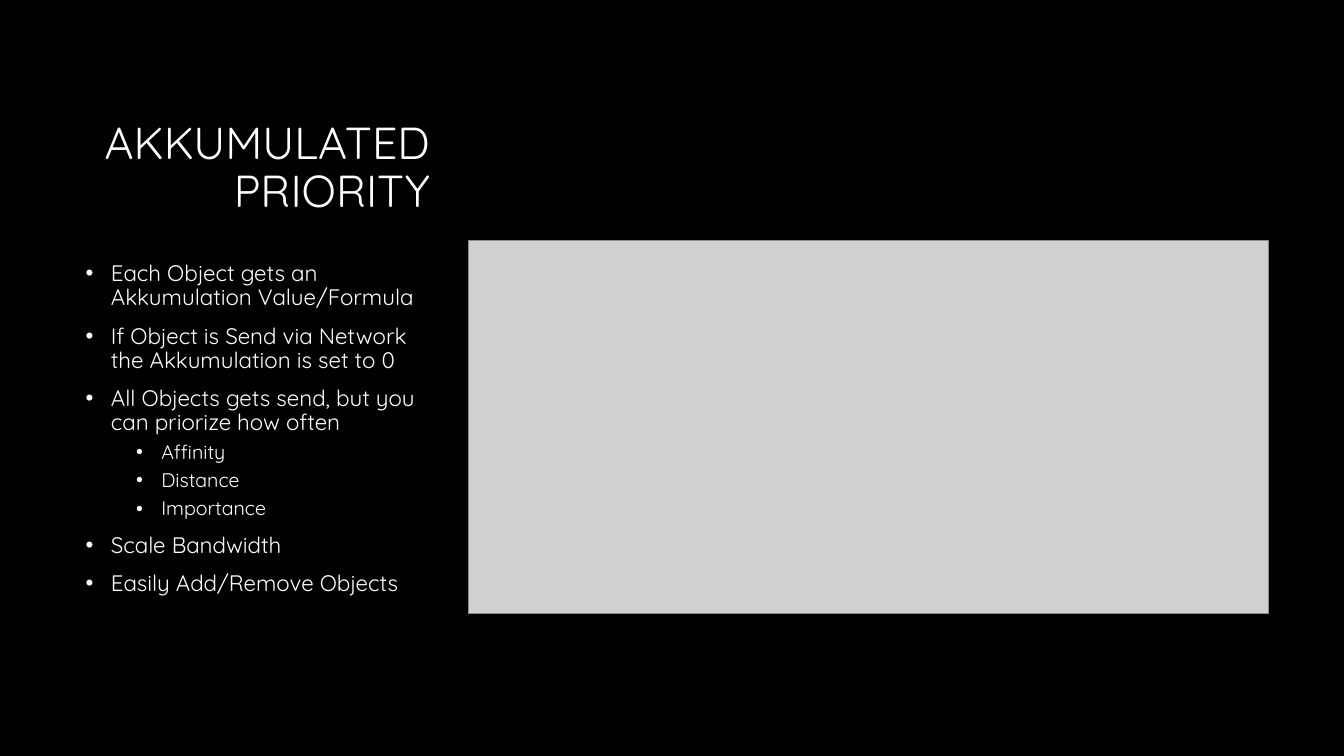
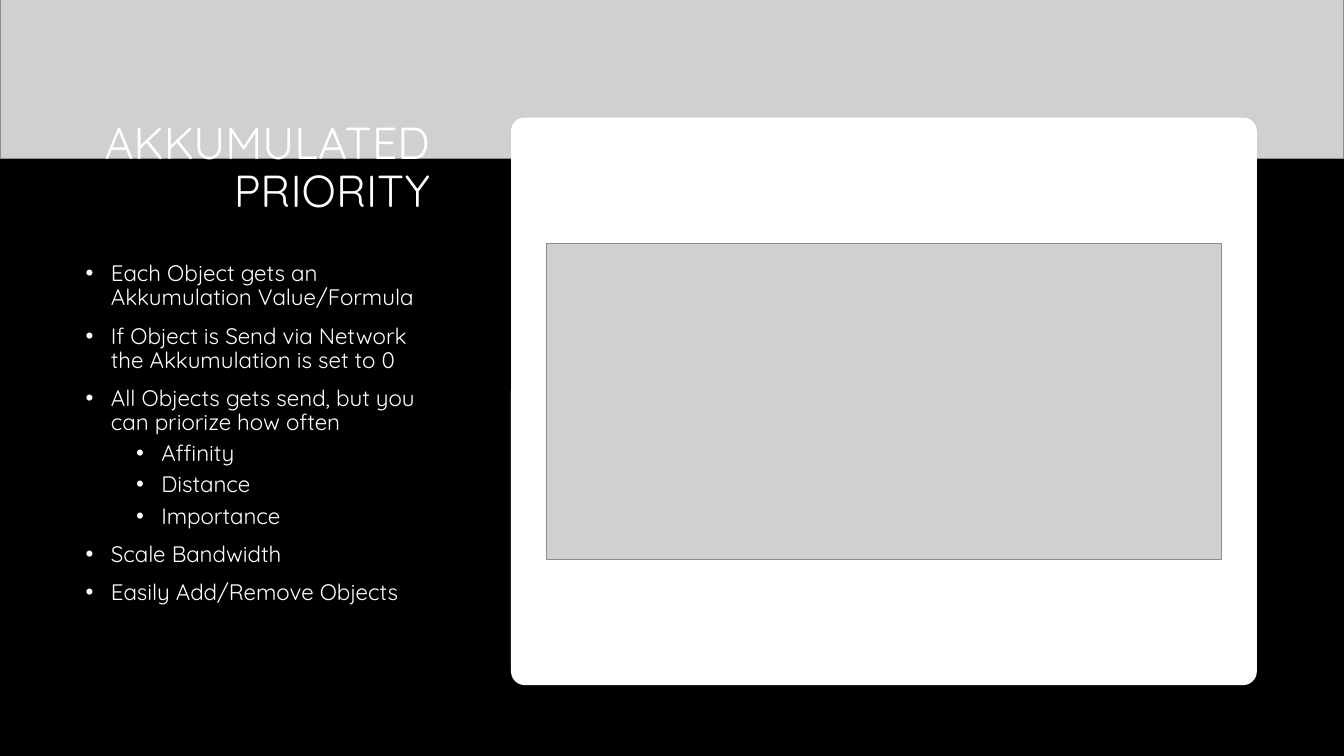
Before and after one commit to KDSBest/MIGS2017, a slide deck: slide 20 of Presentation/Developing Real-Time multiplayer games.pptx. Drawn at 1344x756 pixels with LibreOffice and Linux fonts; fonts in the diff are those of the drawing; grey boxes stand for pictures; background and template pictures are left out. Boxes give left, top, right and bottom in pixels: in the first picture for what was removed or moved away, otherwise in the second. Text is boxed around its words. In the diff, an @@ line names an element or a change of style, - is before the commit and + after.

```diff
--- a/Presentation/Developing Real-Time multiplayer games.pptx
+++ b/Presentation/Developing Real-Time multiplayer games.pptx
@@ picture added at [0, 0, 1344, 159] @@
@@ rounded rectangle added at [511, 118, 1257, 686], fill #FFFFFF @@
@@ picture: place and size @@
-picture at [469, 241, 1269, 614]
+picture at [546, 243, 1222, 559]
@@ text at [161, 444, 280, 529]: size 14 to 16 pt in "Affinity", "Distance", "Importance" @@
```
Also in this commit, not shown: 7 other slides changed, 1 slide added.
